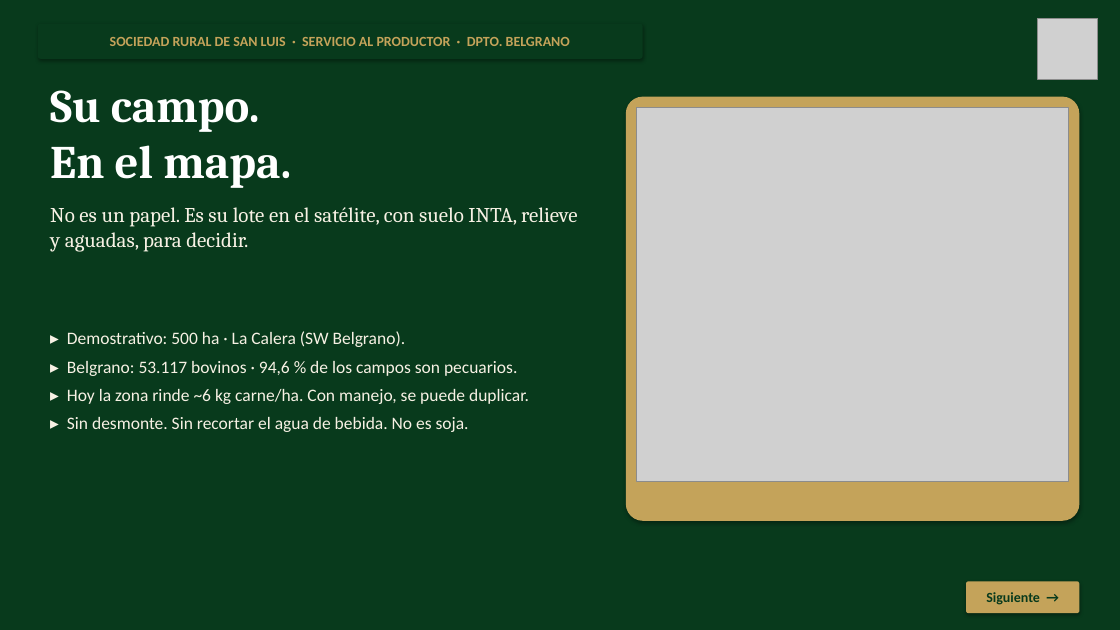
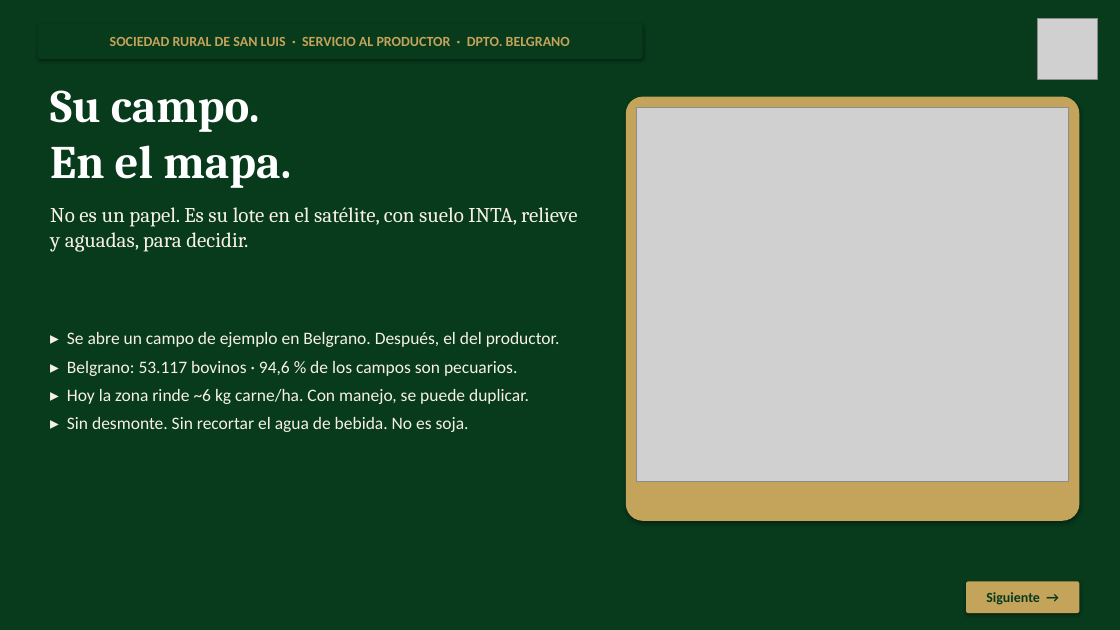
Before and after one commit to jose2026-market/gemelo-500ha-la-calera, a slide deck: slide 1 of Gemelo-Digital-Ganadero-productores.pptx. Drawn at 1120x630 pixels with LibreOffice and Linux fonts; fonts in the diff are those of the drawing; grey boxes stand for pictures. Boxes give left, top, right and bottom in pixels: in the first picture for what was removed or moved away, otherwise in the second. Text is boxed around its words. In the diff, an @@ line names an element or a change of style, - is before the commit and + after.

```diff
--- a/Gemelo-Digital-Ganadero-productores.pptx
+++ b/Gemelo-Digital-Ganadero-productores.pptx
@@ text at <box>67,332,560,347</box>: text changed @@
-▸ Demostrativo: 500 ha · La Calera (SW Belgrano).
+▸ Se abre un campo de ejemplo en Belgrano. Después, el del productor.
```
Also in this commit, not shown: 2 other slides changed, 1 slide added, 4 other files.
